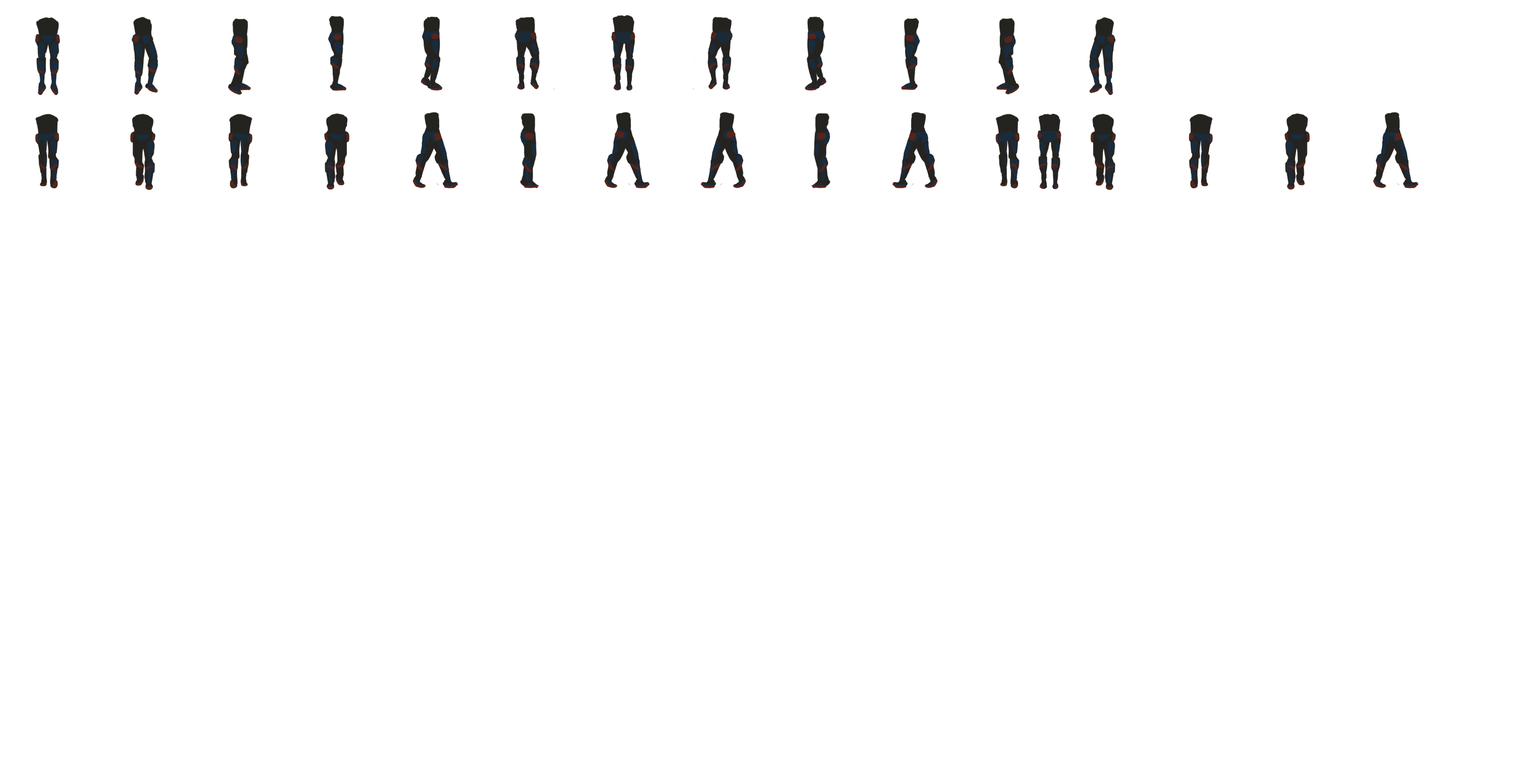
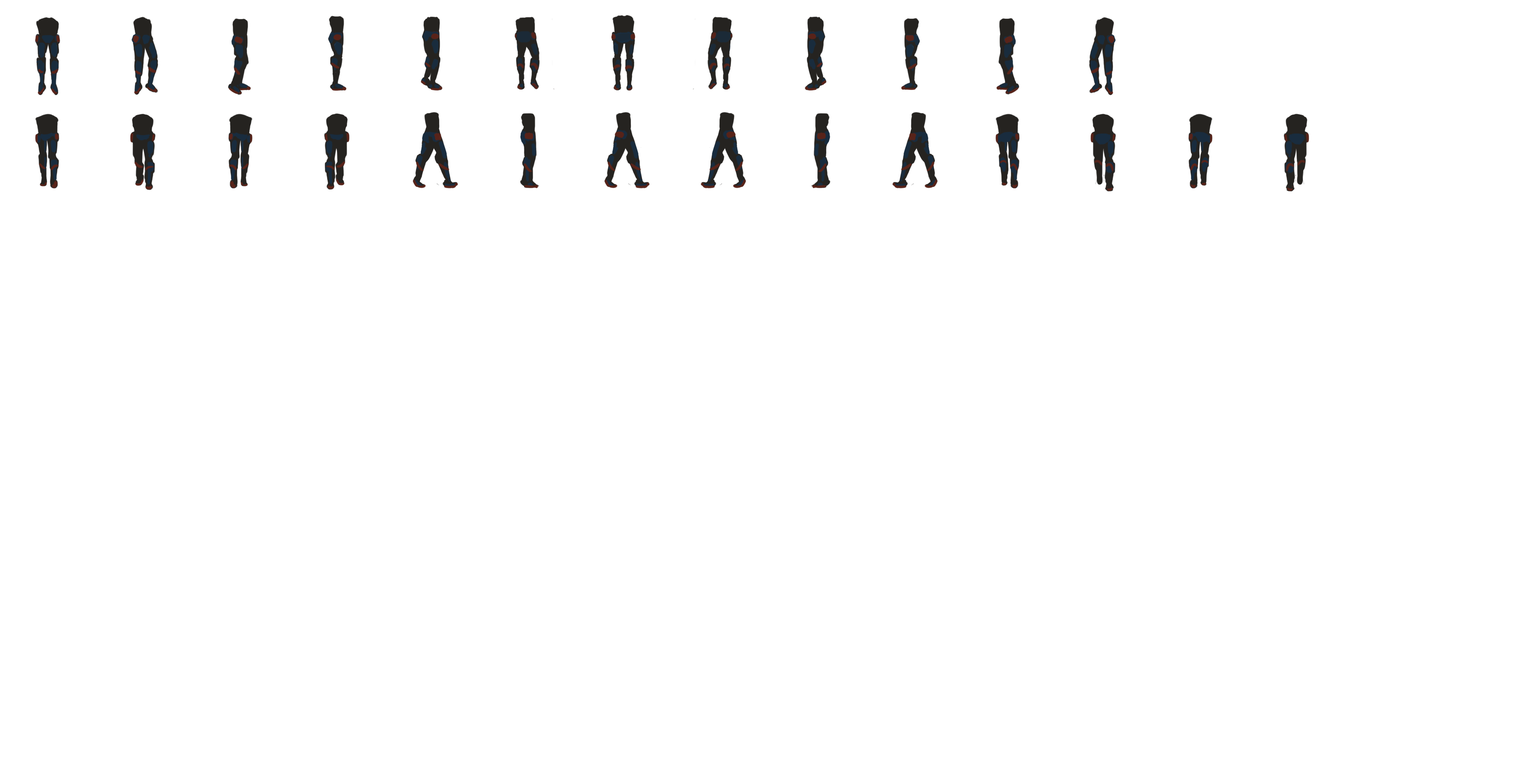
Revision of a layered 1536 × 768 image; what changed, layer by layer:
renamed "Layer 3" to "walk", painted on it over (998, 111, 1419, 192)
removed layer "Layer 4" over (1037, 113, 1062, 190)
